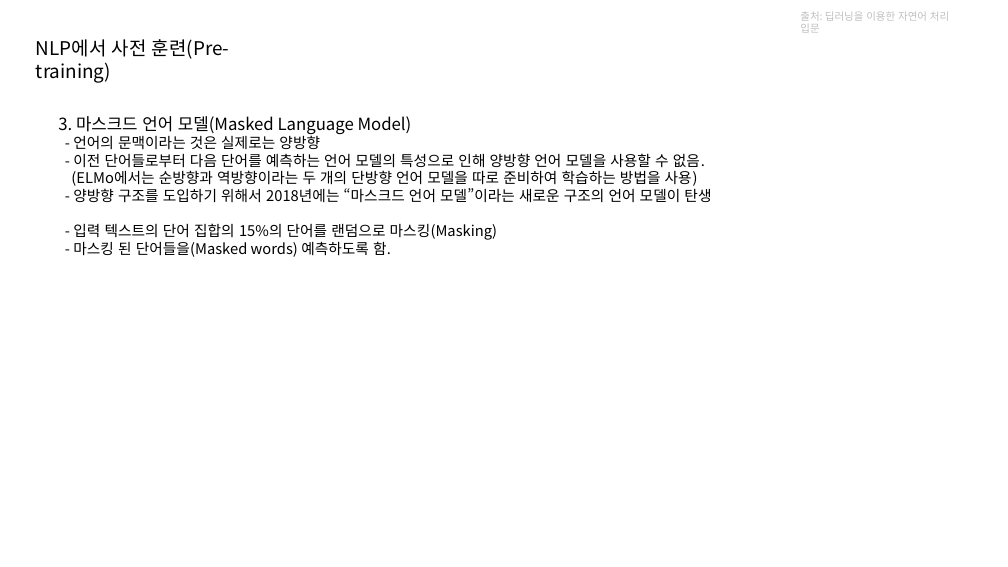
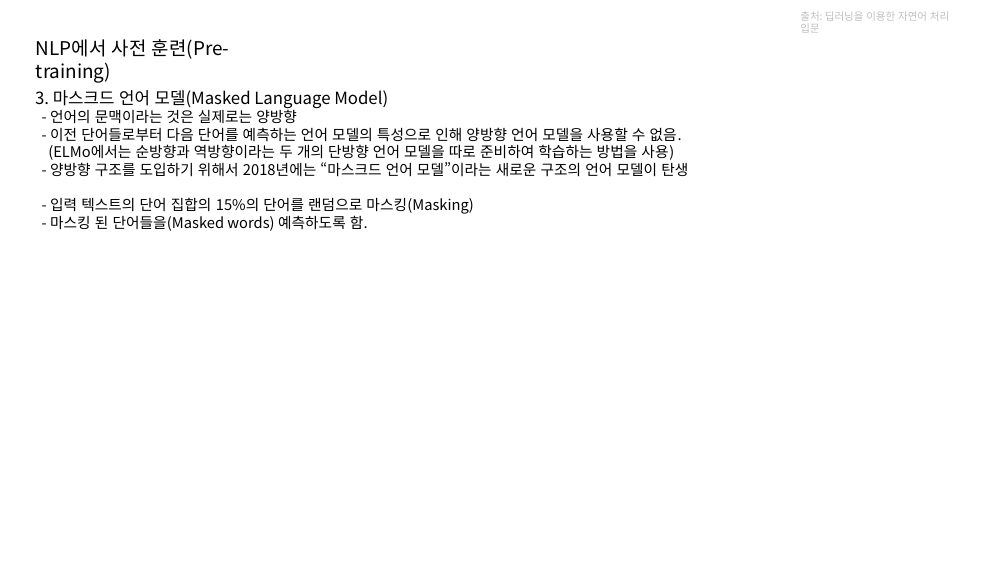
Before and after one commit to kjh8331267/NLP_Study, a slide deck: slide 6 of slide/BERT.pptx. Drawn at 1008x567 pixels with LibreOffice and Linux fonts; fonts in the diff are those of the drawing. Boxes give left, top, right and bottom in pixels: in the first picture for what was removed or moved away, otherwise in the second. Text is boxed around its words. In the diff, an @@ line names an element or a change of style, - is before the commit and + after.

```diff
--- a/slide/BERT.pptx
+++ b/slide/BERT.pptx
@@ text "3. 마스크드 언어 모델(Masked Language ...": place and size @@
-text "3. 마스크드 언어 모델(Masked Language ..." at (58,116,711,257)
+text "3. 마스크드 언어 모델(Masked Language ..." at (35,90,688,231)
```
Also in this commit, not shown: 6 other slides changed, 2 slides added, 1 slide removed, 2 other files.
